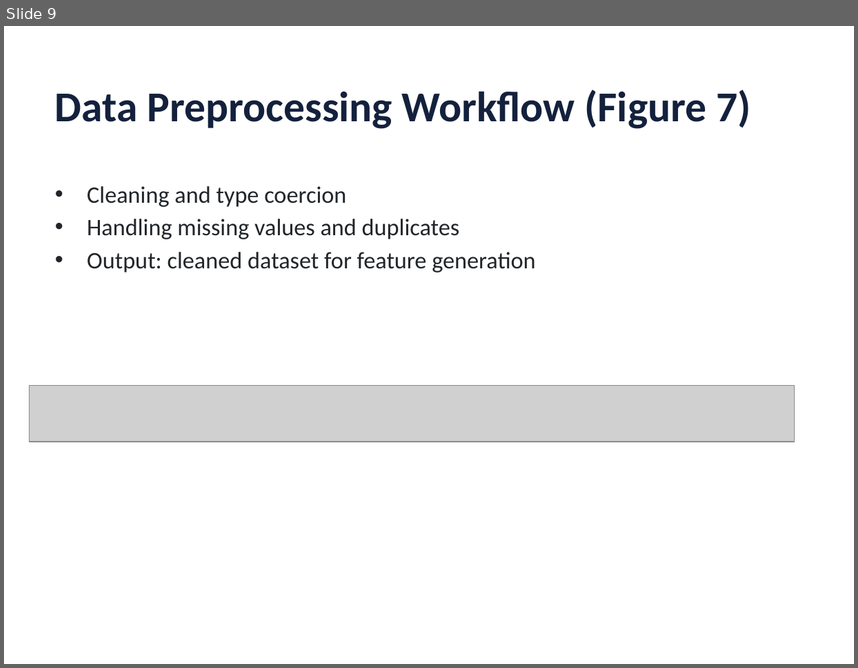
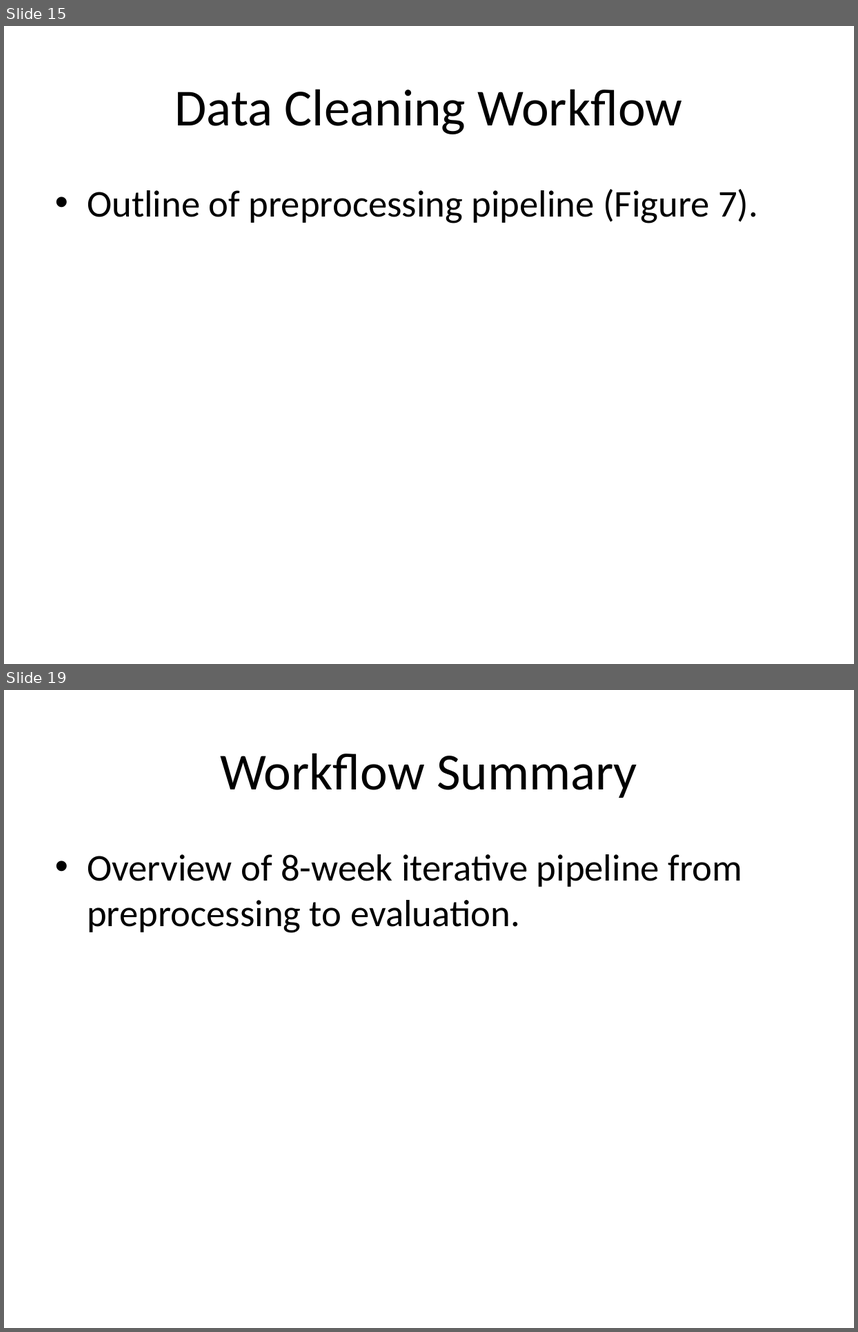
Before and after one commit to kangss1/Project-Uber, a slide deck: Thesis/Machine_Learning_Based_Forecasting_RideHailing_DelhiNCR.pptx. Shown one above the other, each under a label of ours: slide 9 before the commit, slides 15 and 19 after it; the slides between them are not shown. The pictures are 858x668 and 858x1332 pixels, drawn with LibreOffice and Linux fonts; fonts in the diff are those of the drawing; grey boxes stand for pictures. Boxes give left, top, right and bottom in pixels: in the first picture for what was removed or moved away, otherwise in the second. Text is boxed around its words. In the diff, an @@ line names an element or a change of style, - is before the commit and + after.

Commit message:
Week 12 Updates

```diff
--- a/Thesis/Machine_Learning_Based_Forecasting_RideHailing_DelhiNCR.pptx
+++ b/Thesis/Machine_Learning_Based_Forecasting_RideHailing_DelhiNCR.pptx
@@ slide 19 added at [4,690,854,1328], background #FFFFFF @@
@@ title added at [220,753,637,798], 44 pt, text #000000 @@
+Workflow Summary
@@ text added at [87,854,742,933], 32 pt, text #000000 @@
+• Overview of 8-week iterative pipeline from preprocessing to evaluation.
@@ what was slide 9 is now slide 15 @@
@@ slide 15 changed as well @@
@@ title at [175,89,682,134]: text changed; size 36 to 44 pt; text colour #14213D to #000000; bold off @@
-Data Preprocessing Workflow (Figure 7)
+Data Cleaning Workflow
@@ text at [87,189,758,223]: text changed; size 20 to 32 pt; text colour #212529 to #000000 @@
-• Cleaning and type coercion
-• Handling missing values and duplicates
-• Output: cleaned dataset for feature generation
+• Outline of preprocessing pipeline (Figure 7).
@@ picture removed at [30,385,795,441] @@
```
Also in this commit, not shown: 38 other slides added, 24 slides removed, 12 other files.
